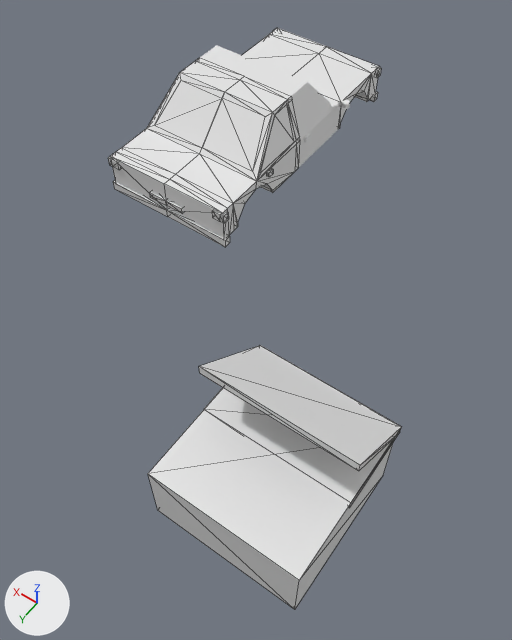
Before and after pictures for a commit that changed the glTF model models/PMG/ProceduralModels.glb.
One viewpoint serves both versions: a 50 mm lens placed at (-2.01, 3.14, 8.19), pointed at (0.32, -0.11, 3.08). Lighting does not change. The marker at lower left points along +X, +Y and +Z. The older version comes first. Mesh edges are drawn as thin lines on the coarser meshes. Where no turn or scale is listed for an object, it has been applied to the vertices. Vertices at exactly the same position are counted once.

The scene before the commit, as lines of its bpy script (objects in view):
```python
me_cube = bpy.data.meshes.new('Cube')
me_cube.from_pydata(...)  # a box spanning x -1.0..1.0, y -1.0..1.0, z 0.0..1.0
me_cube_007 = bpy.data.meshes.new('Cube.007')
me_cube_007.from_pydata(...)  # 8 vertices, 12 faces; spans x -1.0..1.0, y -1.14..0.0, z -0.32..0.72
me_cube_008 = bpy.data.meshes.new('Cube.008')
me_cube_008.from_pydata(...)  # a box spanning x -1.0..1.0, y -1.14..0.0, z -0.3..-0.17
ob_house_main = bpy.data.objects.new('House.Main', me_cube)
ob_house_main.location = (0.0, -0.01, -0.04)
ob_house_roof_flat = bpy.data.objects.new('House.Roof.Flat', me_cube_008)
ob_house_roof_flat.location = (0.0, -0.01, 1.15)
ob_house_roof_slanted = bpy.data.objects.new('House.Roof.Slanted', me_cube_007)
ob_house_roof_slanted.location = (0.0, -0.01, 1.15)
# also in view: 'Car.5' at (0.2, 0.52, 5.54); 'Car.3' at (0.2, -0.06, 5.54); 'Car.1' at (0.2, -0.74, 5.38); 'Car.4' at (0.2, 0.19, 5.54); 'Car.6' at (0.2, 0.87, 5.4)
```
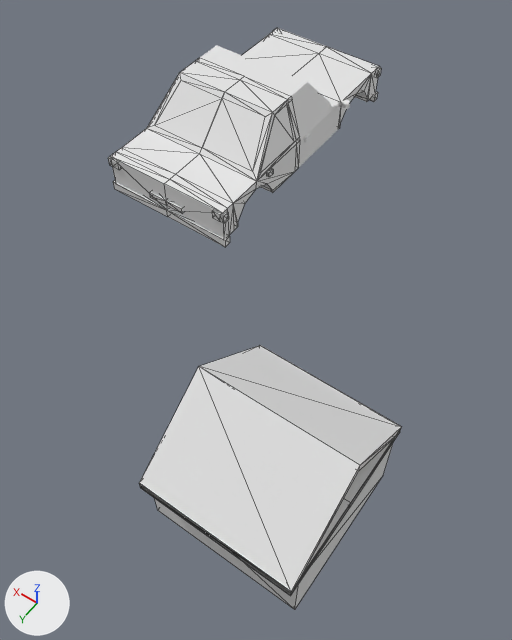
Commit message: Applied modifiers on house mesh.

Location of each change, (x1, y1, x2, y2) in pixels of the pictures (512 x 640 px):
```json
{"object": "House.Roof.Slanted", "change": "reshaped", "before": [199, 346, 401, 471], "after": [139, 346, 401, 596], "on screen": "30% wider, 99% taller"}
{"object": "House.Roof.Flat", "change": "reshaped", "before": [204, 345, 401, 508], "after": [139, 345, 401, 595], "on screen": "33% wider, 53% taller"}
{"part": 1, "of": "me_cube_007", "change": "built on", "before": [199, 367, 360, 471], "after": [139, 367, 360, 596]}
{"part": 2, "of": "me_cube_008", "change": "built on", "before": [205, 410, 350, 503], "after": [139, 482, 350, 595]}
{"object": "House.Main", "change": "unchanged, covered by the edit", "before": [148, 410, 394, 610], "after": [154, 440, 394, 610]}
```

The change, as JSON lines over the scene's bpy script:
```json
{"block": "me_cube_007", "where": "# used by ob_house_roof_slanted; location = (0.0, -0.01, 1.15)"}
{"op": "remove", "block": "me_cube_007", "code": "me_cube_007.from_pydata(...)  # 8 vertices, 12 faces; spans x -1.0..1.0, y -1.14..0.0, z -0.32..0.72"}
{"op": "add", "block": "me_cube_007", "code": "me_cube_007.from_pydata(...)  # 12 vertices, 22 faces; spans x -1.0..1.0, y -1.14..1.14, z -0.32..0.72"}
{"block": "me_cube_007", "change": "me_cube_007 part 1"}
{"block": "me_cube_007", "change": "2 faces are deleted"}
{"block": "me_cube_007", "change": "4 vertices are added at (-1.0, 1.14, -0.32), (-1.0, 1.14, -0.18), (1.0, 1.14, -0.32), (1.0, 1.14, -0.18)"}
{"block": "me_cube_007", "change": "12 new faces join them"}
{"block": "me_cube_008", "where": "# used by ob_house_roof_flat; location = (0.0, -0.01, 1.15)"}
{"op": "remove", "block": "me_cube_008", "code": "me_cube_008.from_pydata(...)  # 8 vertices, 12 faces; spans x -1.0..1.0, y -1.14..0.0, z -0.3..-0.17"}
{"op": "add", "block": "me_cube_008", "code": "me_cube_008.from_pydata(...)  # 12 vertices, 22 faces; spans x -1.0..1.0, y -1.14..1.14, z -0.3..-0.17"}
{"block": "me_cube_008", "change": "me_cube_008 part 2"}
{"block": "me_cube_008", "change": "2 faces are deleted"}
{"block": "me_cube_008", "change": "4 vertices are added at (-1.0, 1.14, -0.3), (-1.0, 1.14, -0.17), (1.0, 1.14, -0.3), (1.0, 1.14, -0.17)"}
{"block": "me_cube_008", "change": "12 new faces join them"}
```
